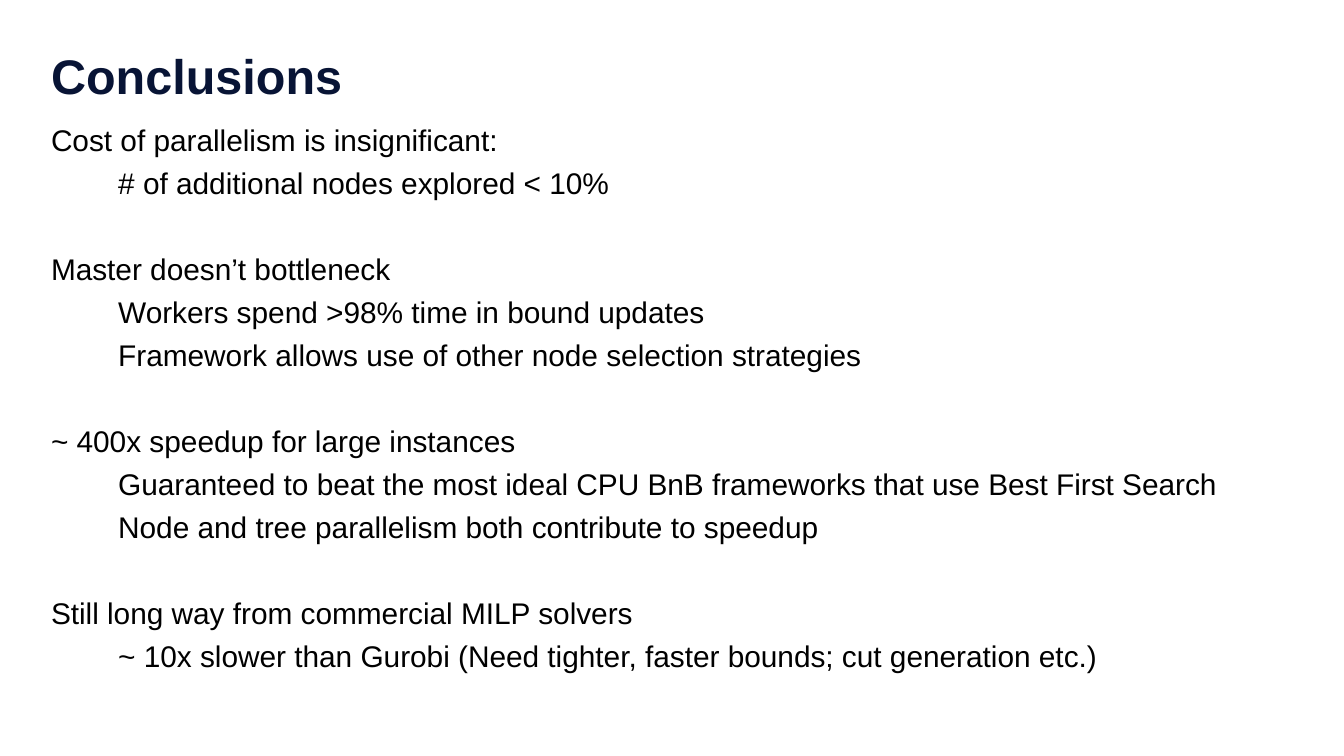
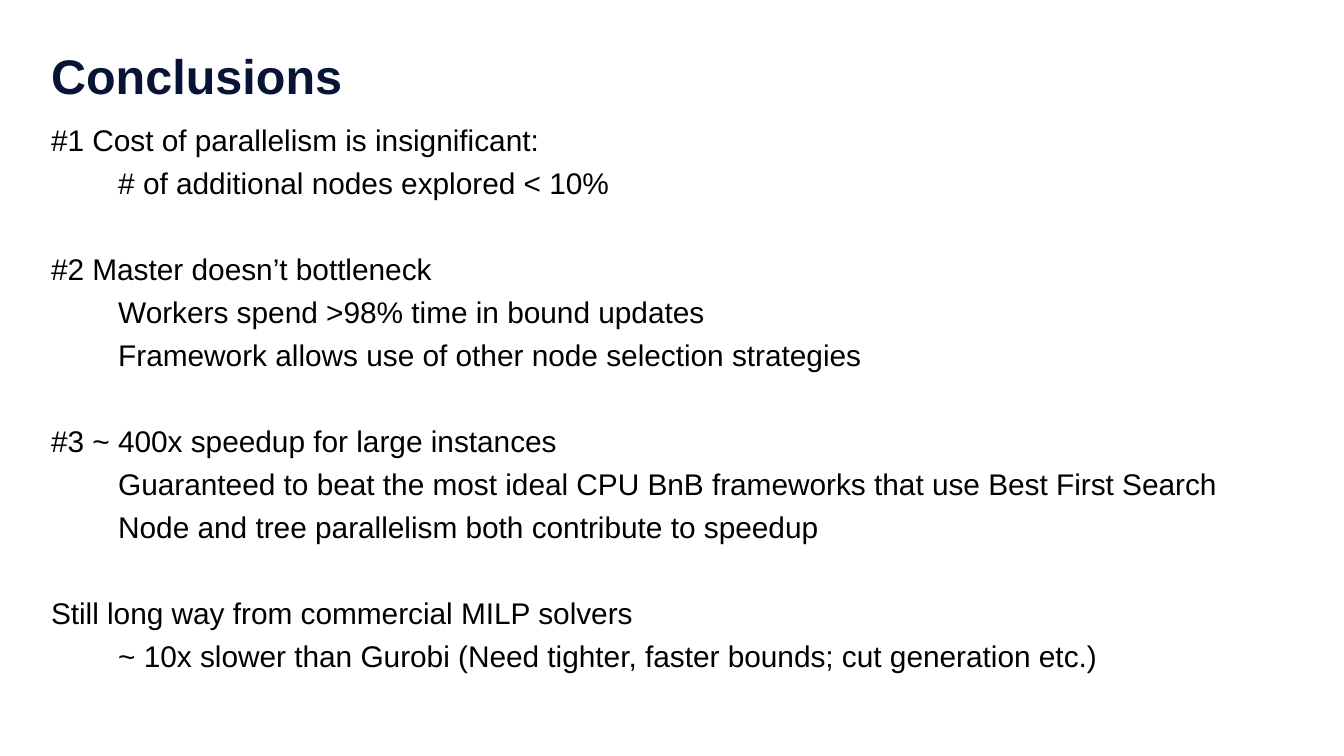
Before and after one commit to samiran-kawtikwar/samiran-kawtikwar.github.io, a slide deck: slide 35 of files/BNB-INFORMS24.pptx (slide 36 before the commit). Drawn at 1344x756 pixels with LibreOffice and Linux fonts; fonts in the diff are those of the drawing; background and template pictures are left out. Boxes give left, top, right and bottom in pixels: in the first picture for what was removed or moved away, otherwise in the second. Text is boxed around its words. In the diff, an @@ line names an element or a change of style, - is before the commit and + after.

Commit message:
Slides update

```diff
--- a/files/BNB-INFORMS24.pptx
+++ b/files/BNB-INFORMS24.pptx
@@ text at [51,129,539,157]: text changed @@
-Cost of parallelism is insignificant:
+#1 Cost of parallelism is insignificant:
@@ text at [51,258,432,281]: text changed @@
-Master doesn’t bottleneck
+#2 Master doesn’t bottleneck
@@ text at [51,430,557,457]: text changed @@
-~ 400x speedup for large instances
+#3 ~ 400x speedup for large instances
```
Also in this commit, not shown: 8 other slides changed, 1 slide removed.
